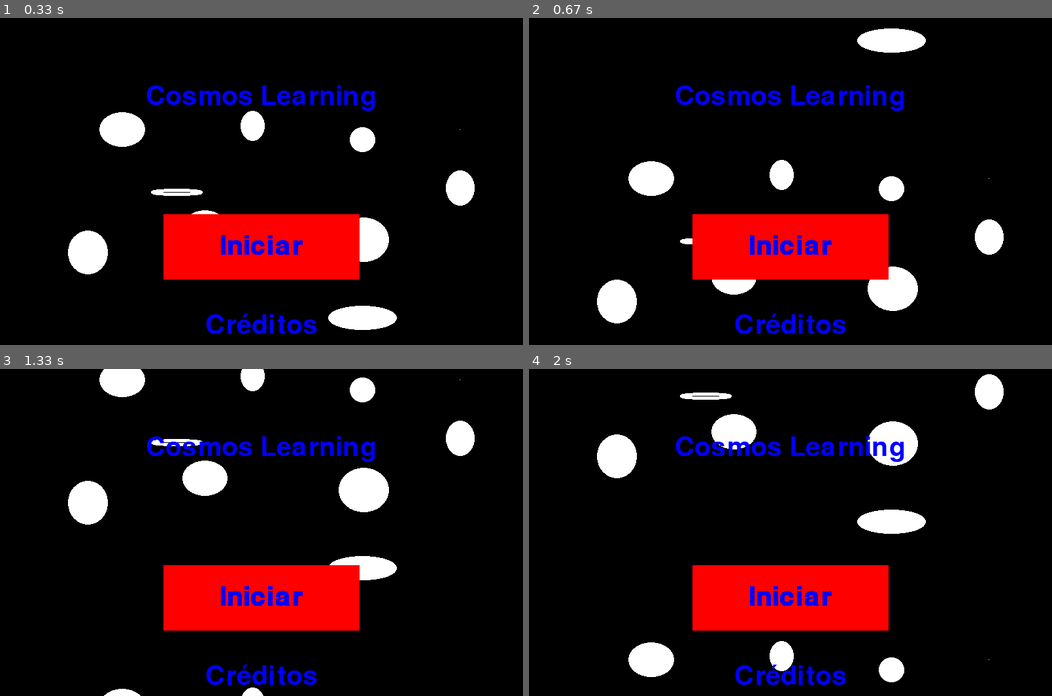
Above: before the commit, frames 1-4 (two rows, left to right).
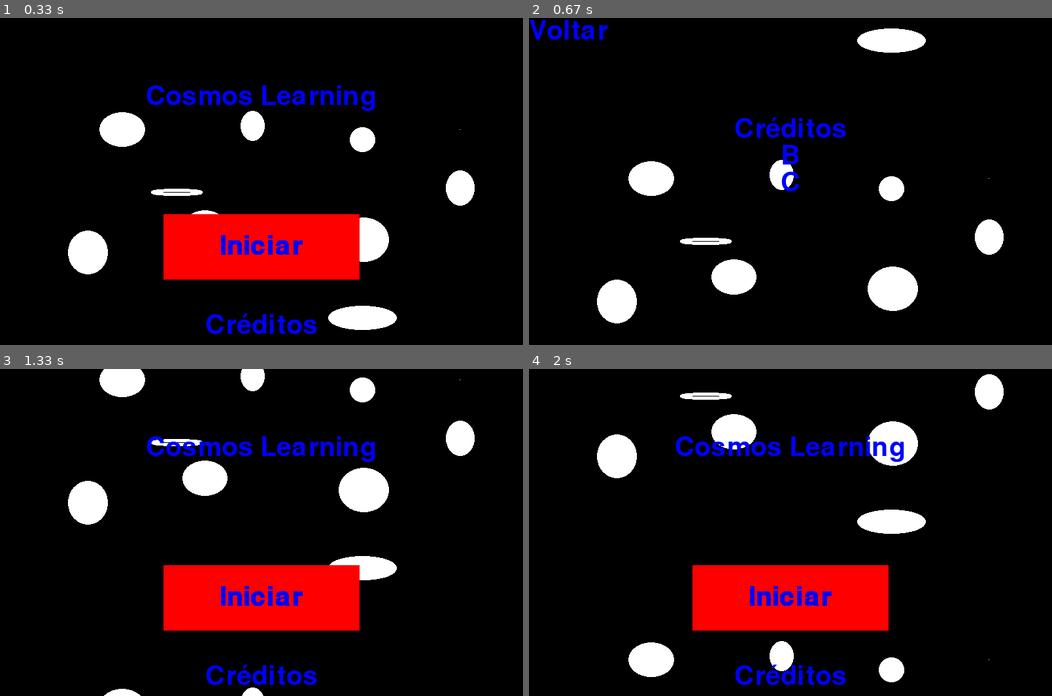
Above: after the commit, the same moments.

Repository: UNIVEM-BCC-BSI/Cosmos-Learning
Game: pygame game, started from tests/PyGame/screenNavigation.py
Same seed, same stepped clock (60 frames per second), same inputs: the game is played once before the commit and once after it.
Inputs (mouse positions are in pixels of both pictures, inside the frame that each line leads up to):
- Up to frame 1 (0.33 s): no input
- Up to frame 2 (0.67 s): click "Créditos" at 0.38 s
- Up to frame 3 (1.33 s): click (41, 382) at 0.72 s, where only the run after the commit has a clickable "Voltar"
- Up to frame 4 (2 s): no input

Frame 1 is identical in both runs. In frame 2, 11% of the frame differs, in the area x 0-72%, y 0-97%; in frame 3, less than 0.1%; in frame 4, less than 0.1%.

Commit message:
Terminado a função do botão créditos

Diff:
--- a/tests/PyGame/screenNavigation.py
+++ b/tests/PyGame/screenNavigation.py
@@ -136,7 +136,14 @@
                 currentScreen == "home"
                 ):
                 currentScreen = "game"
-
+            elif (mouse[0] == True and
+                  mousePosition[0]>=startButtonOffset[0]-startButtonBackground.get_width()/2 and
+                  mousePosition[0]<= ((startButtonOffset[0]-startButtonBackground.get_width()/2)+startButtonSize[2]) and
+                  mousePosition[1]>= (startButtonOffset[1]+startButtonBackground.get_height()+50) and
+                  mousePosition[1] <= ((startButtonOffset[1]+startButtonBackground.get_height()+50)+homeCreditsText.get_height()) and
+                  currentScreen == "home"
+                  ):
+                currentScreen = "creditos"
             elif (mouse[0] == True and mousePosition[0]>=0 and
                   mousePosition[0]<= creditsGoBack.get_width() and
                   currentScreen == "creditos"):
